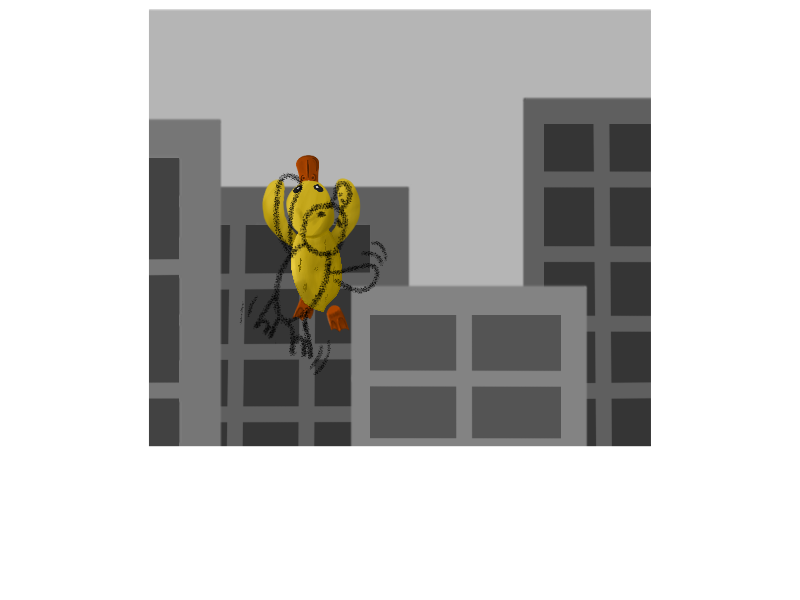
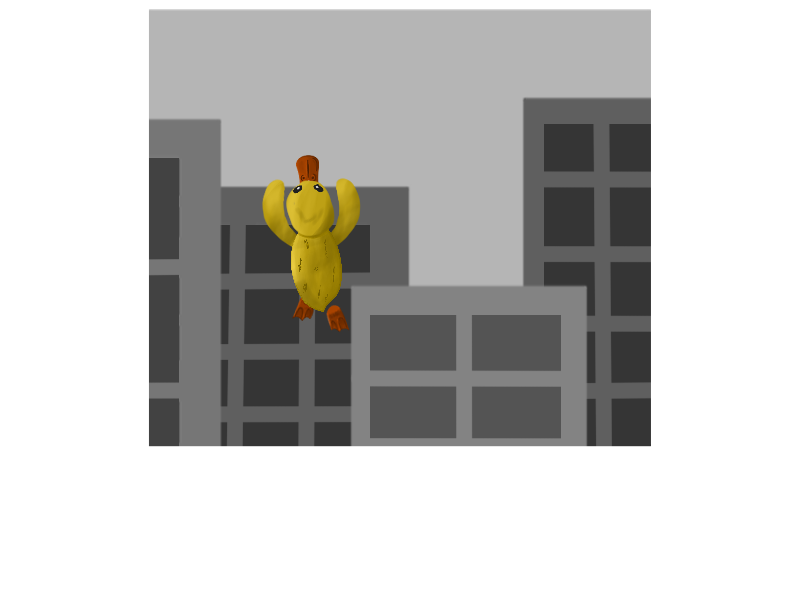
Before/after of a 800×600 layered artwork. What changed in the layer stack:
hid "Layer 13 Copy" over [239, 172, 388, 375]
